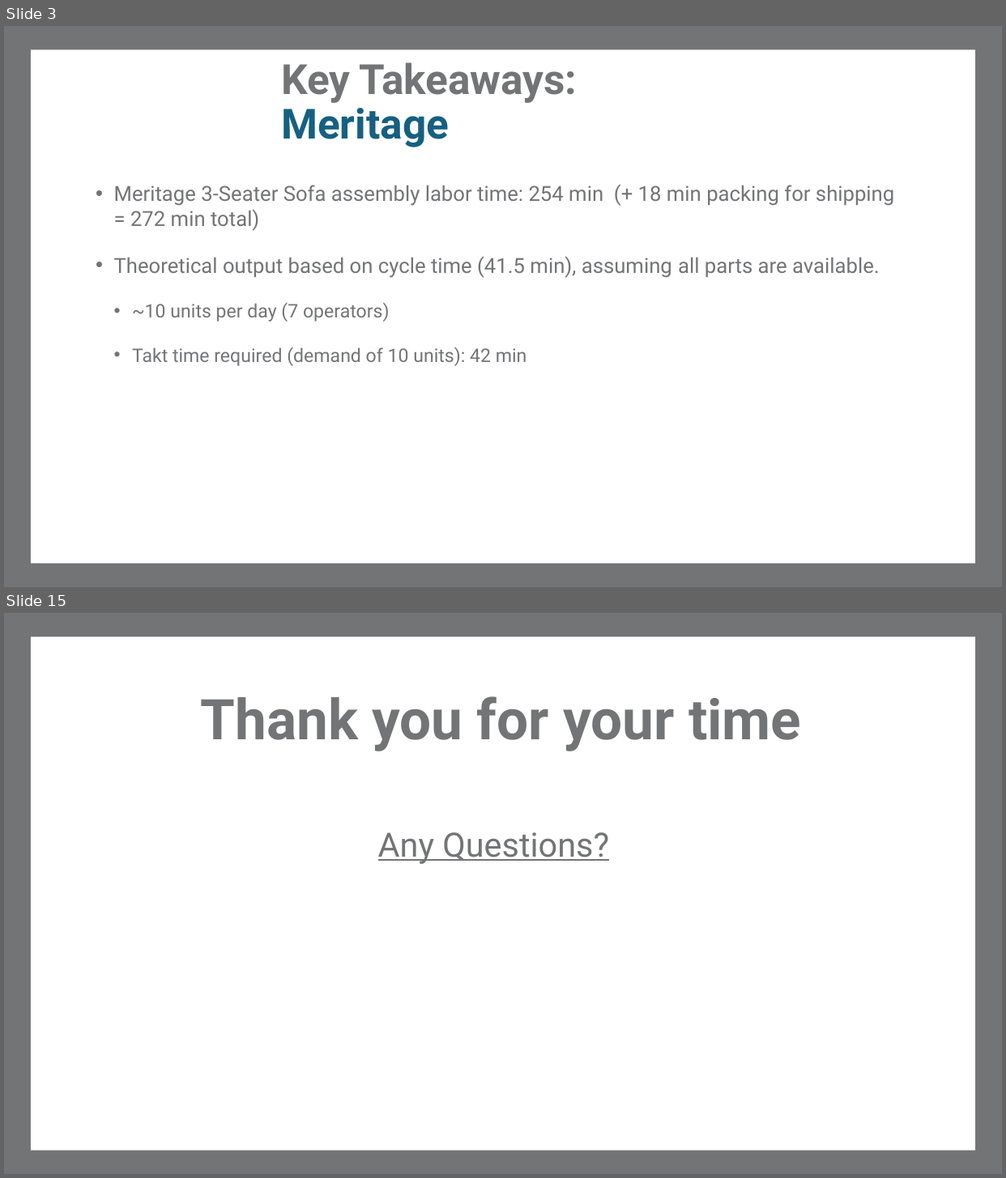
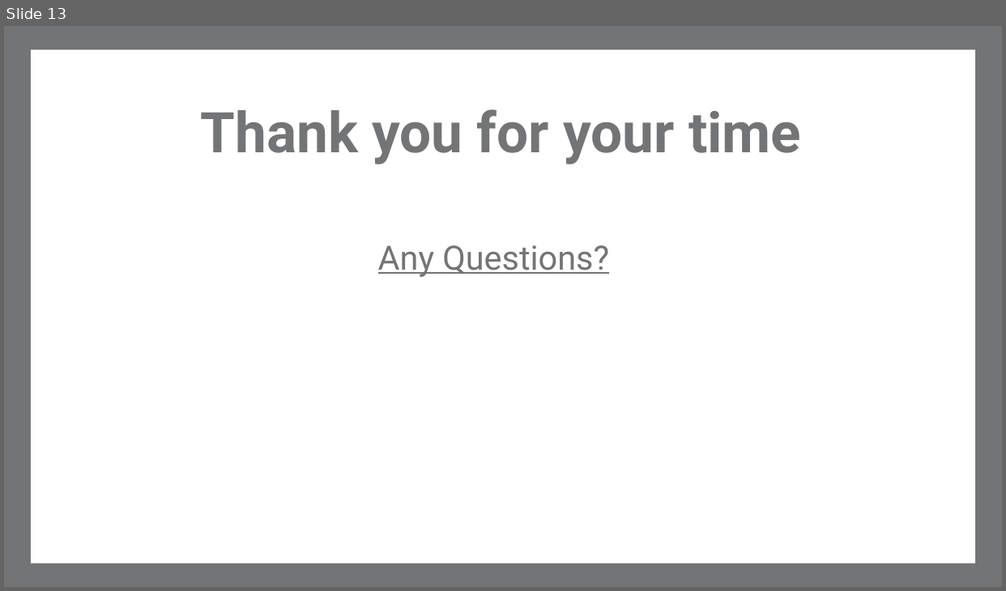
Before and after one commit to macokeefe/claude-code-system, a slide deck: standard-work/standalone/Meritage_Engineering_Improvements.pptx. Shown one above the other, each under a label of ours: slides 3 and 15 before the commit, slide 13 after it; the slides between them are not shown. The pictures are 1006x1178 and 1006x591 pixels, drawn with LibreOffice and Linux fonts; fonts in the diff are those of the drawing; background and template pictures are left out. Boxes give left, top, right and bottom in pixels: in the first picture for what was removed or moved away, otherwise in the second. Text is boxed around its words. In the diff, an @@ line names an element or a change of style, - is before the commit and + after.

```diff
--- a/standard-work/standalone/Meritage_Engineering_Improvements.pptx
+++ b/standard-work/standalone/Meritage_Engineering_Improvements.pptx
@@ slide 3 removed at bbox=[4, 26, 1002, 587], background #FFFFFF; not listed: 2 template elements that a slide beside it also shows @@
@@ title removed at bbox=[281, 62, 577, 148] @@
-Key Takeaways: Meritage
@@ text removed at bbox=[114, 185, 894, 366] @@
-• Meritage 3-Seater Sofa assembly labor time: 254 min (+ 18 min packing for shipping = 272 min total)
-• Theoretical output based on cycle time (41.5 min), assuming all parts are available.
-  • ~10 units per day (7 operators)
-  • Takt time required (demand of 10 units): 42 min
@@ what was slide 15 is now slide 13 @@
```
Also in this commit, not shown: 10 slides changed, 2 slides added, 3 other slides removed.
